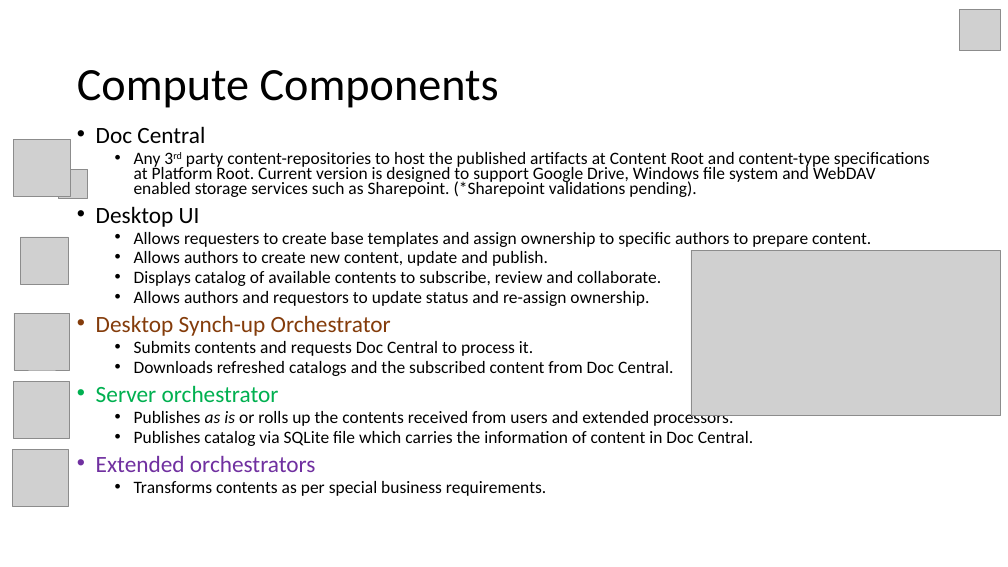
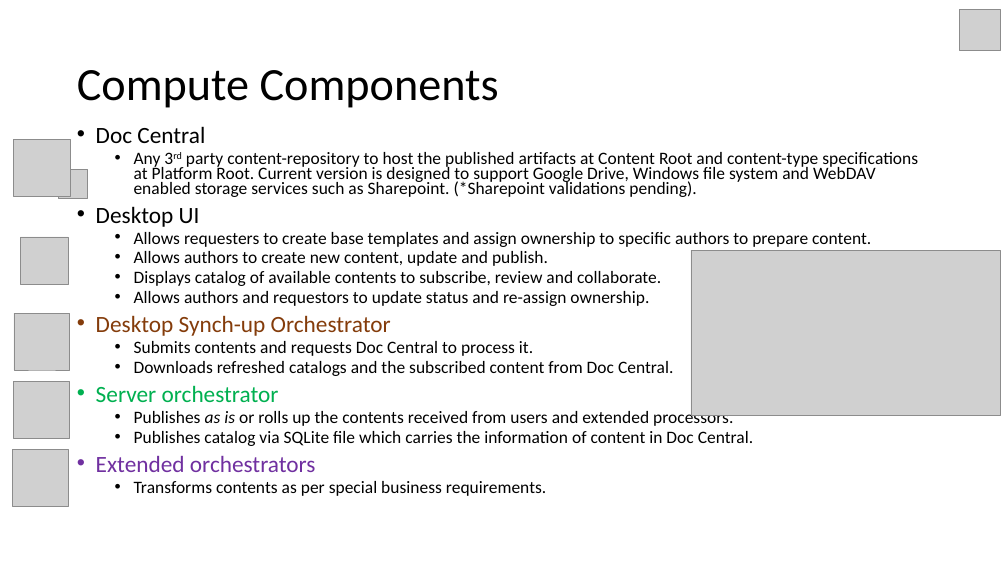
Before and after one commit to vibeeshK/CollabTracker, a slide deck: slide 7 of Documents/CollabTracker_Intro.pptx. Drawn at 1008x567 pixels with LibreOffice and Linux fonts; fonts in the diff are those of the drawing; grey boxes stand for pictures; background and template pictures are left out. Boxes give left, top, right and bottom in pixels: in the first picture for what was removed or moved away, otherwise in the second. Text is boxed around its words. In the diff, an @@ line names an element or a change of style, - is before the commit and + after.

```diff
--- a/Documents/CollabTracker_Intro.pptx
+++ b/Documents/CollabTracker_Intro.pptx
@@ text at <box>134,152,918,197</box>: text changed @@
-  • Any 3rd party content-repositories to host the published artifacts at Content Root and content-type specifications at Platform Root. Current version is designed to support Google Drive, Windows file system and WebDAV enabled storage services such as Sharepoint. (*Sharepoint validations pending).
+  • Any 3rd party content-repository to host the published artifacts at Content Root and content-type specifications at Platform Root. Current version is designed to support Google Drive, Windows file system and WebDAV enabled storage services such as Sharepoint. (*Sharepoint validations pending).
```
Also in this commit, not shown: 1 other slide changed.
